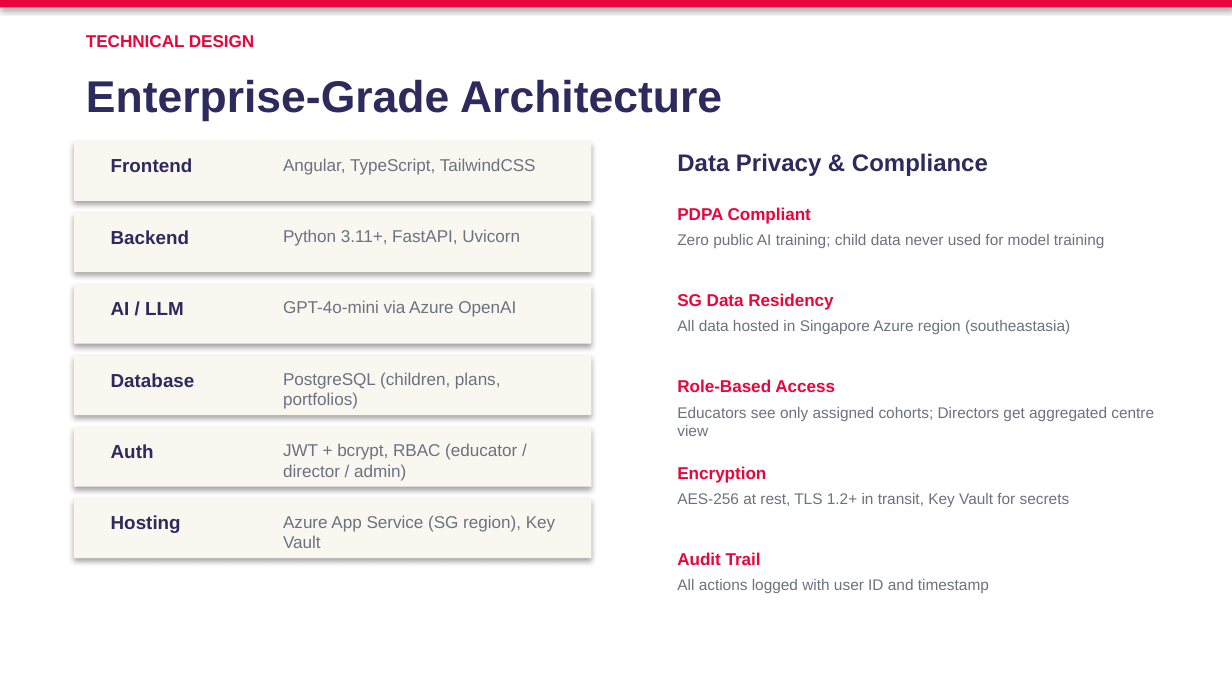
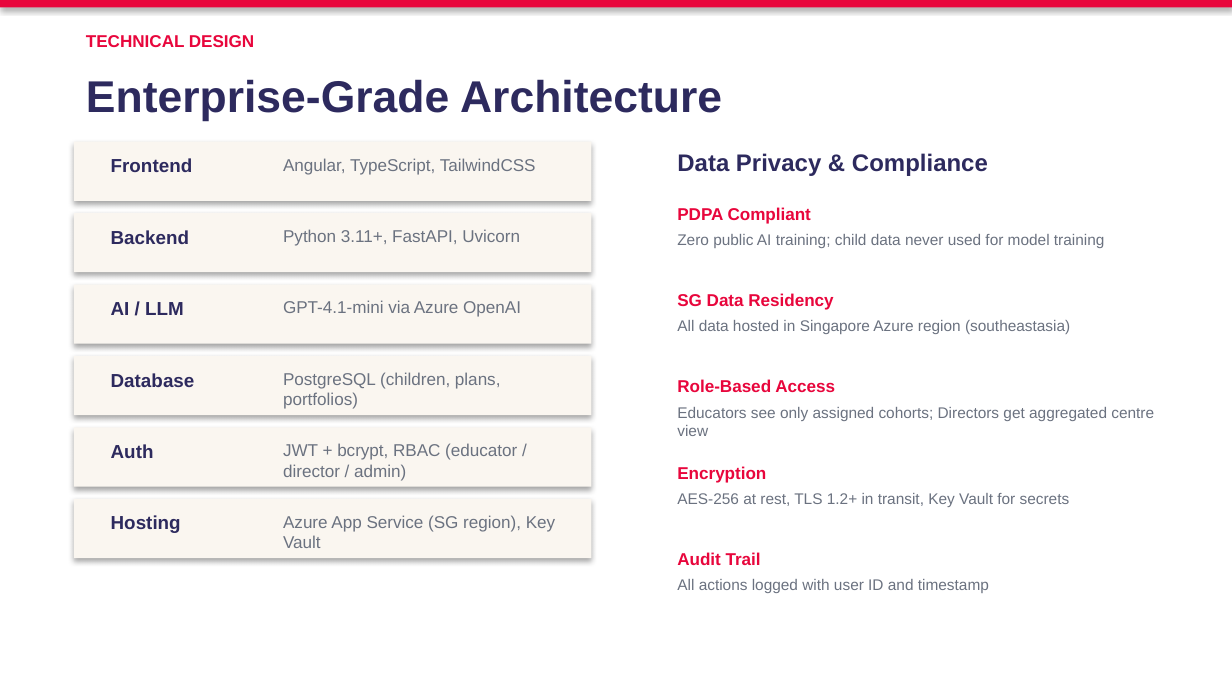
Before and after one commit to anitateoyingying/pedaforge, a slide deck: slide 6 of slides/PedaForge_Proposal.pptx. Drawn at 1232x693 pixels with LibreOffice and Linux fonts; fonts in the diff are those of the drawing. Boxes give left, top, right and bottom in pixels: in the first picture for what was removed or moved away, otherwise in the second. Text is boxed around its words. In the diff, an @@ line names an element or a change of style, - is before the commit and + after.

```diff
--- a/slides/PedaForge_Proposal.pptx
+++ b/slides/PedaForge_Proposal.pptx
@@ text at box(283, 300, 521, 317): text changed @@
-GPT-4o-mini via Azure OpenAI
+GPT-4.1-mini via Azure OpenAI
```
Also in this commit, not shown: 1 other slide changed, 9 other files.
